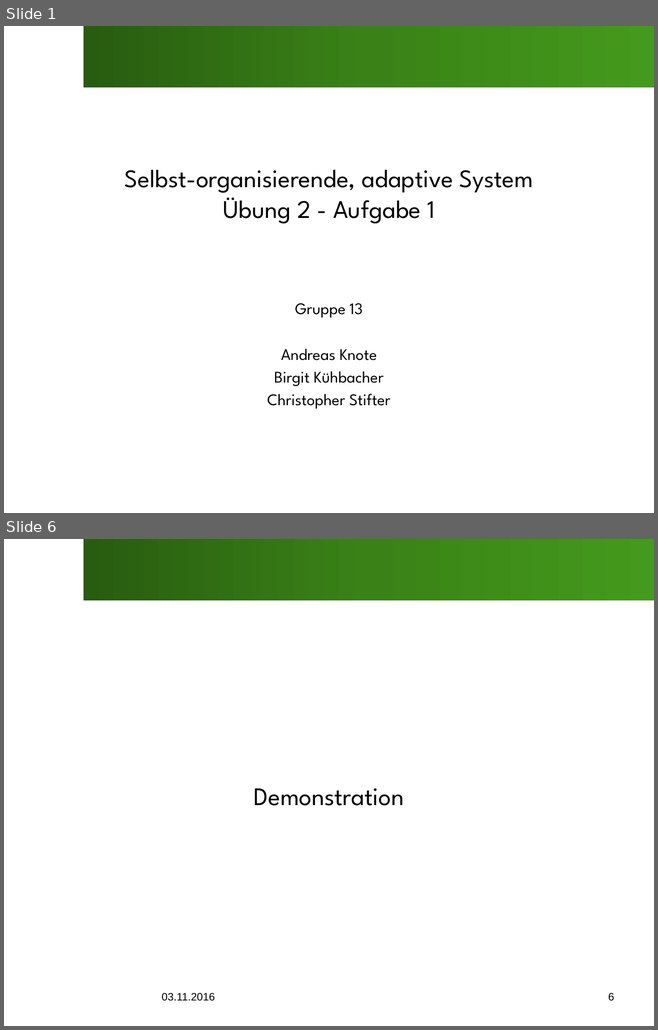
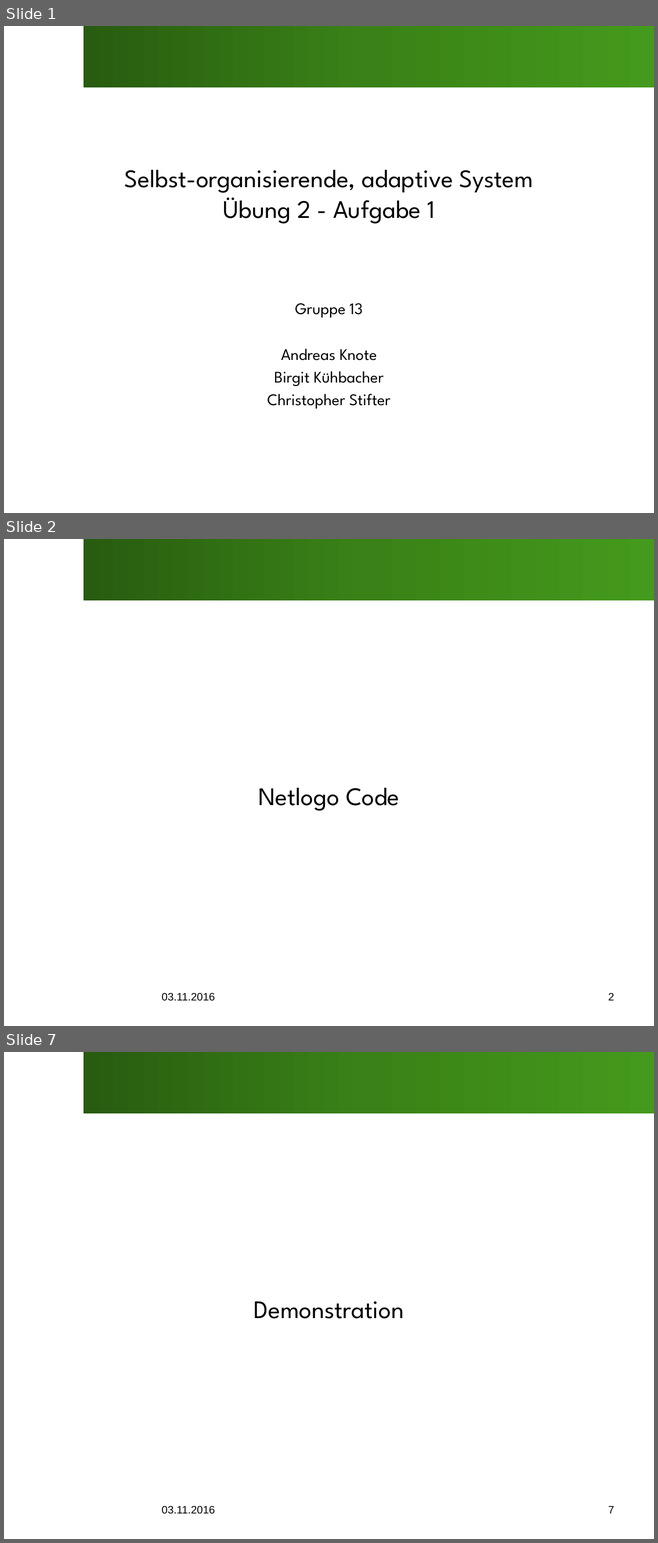
Before and after one commit to SOAS-Uni-Augsburg/ws16-17-group-13, a slide deck: Blatt02/Aufgabe01/Slides.pptx. Shown one above the other, each under a label of ours: slides 1 and 6 before the commit, slides 1, 2 and 7 after it; the slides between them are not shown. The pictures are 658x1030 and 658x1543 pixels, drawn with LibreOffice and Linux fonts; fonts in the diff are those of the drawing; background and template pictures are left out. Boxes give left, top, right and bottom in pixels: in the first picture for what was removed or moved away, otherwise in the second. Text is boxed around its words. In the diff, an @@ line names an element or a change of style, - is before the commit and + after.

```diff
--- a/Blatt02/Aufgabe01/Slides.pptx
+++ b/Blatt02/Aufgabe01/Slides.pptx
@@ slide 2 added at [4, 539, 654, 1026], background #FFFFFF; not listed: 1 template element that a slide beside it also shows @@
@@ title added at [258, 788, 399, 811], 28 pt, text #000000 @@
+Netlogo Code
@@ text added at [162, 993, 215, 1001], 12 pt, text #000000 @@
+03.11.2016
@@ page number added at [608, 993, 614, 1001], 12 pt, text #000000 @@
+2
@@ what was slide 6 is now slide 7 @@
@@ page number at [608, 1506, 614, 1514]: text changed @@
-6
+7
```
Also in this commit, not shown: 6 slides changed, 4 other slides added, 1 other file.
